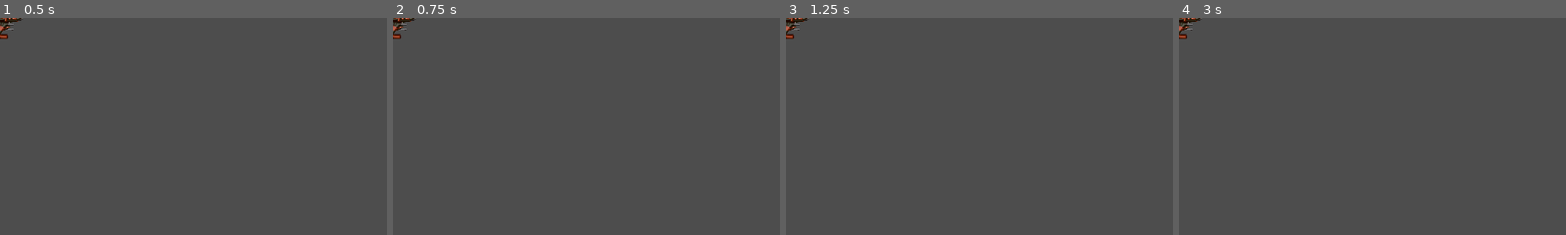
Above: before the commit, frames 1-4 (left to right).
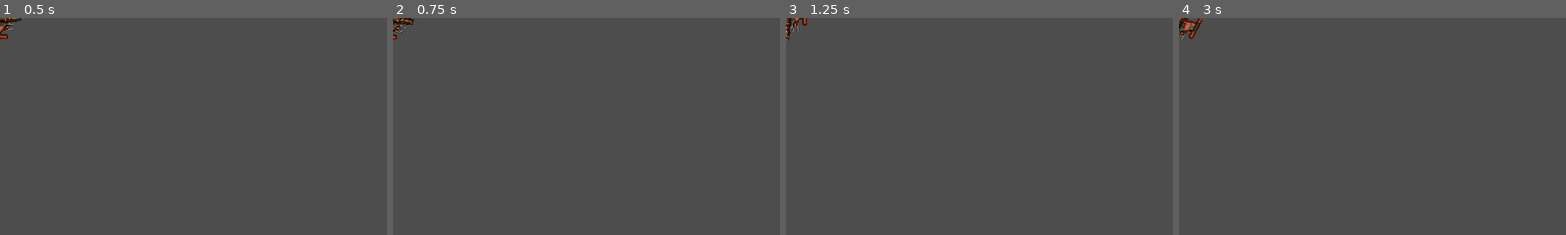
Above: after the commit, the same moments.

Repository: evgenicode/asteroids-2d-arcade
Game: Godot game, scene res://player/player.tscn
Same seed, same stepped clock (60 frames per second), same inputs: the game is played once before the commit and once after it. Before the commit the project has no main scene; this scene is started directly in both runs.
Inputs:
- Up to frame 1 (0.5 s): no input
- Up to frame 2 (0.75 s): tap Enter at 0.5 s; hold D (rotate_right) from 0.53 s (still down)
- Up to frame 3 (1.25 s): keep holding D (rotate_right)
- Up to frame 4 (3 s): tap Space at 1.25 s; release D (rotate_right) at 1.28 s; hold A (rotate_left) 1.28-2.03 s; hold D (rotate_right) 2.03-2.78 s; tap Enter at 2.75 s; hold W (thrust) from 2.78 s (still down)
The pictures show only the part of the screen within x 0-50%, y 0-50%; the shares and areas given below are measured in that part.

Frame 1 is identical in both runs. In frame 2, 0.2% of the frame differs, in the area x 0-6%, y 0-10%; in frame 3, 0.3%; in frame 4, 0.4%, in the area x 0-7%, y 0-10%.

Commit message:
add state machine, physics

Diff:
--- /dev/null
+++ b/player/player.gd
@@ -0,0 +1,39 @@
+extends RigidBody2D
+
+@export var engine_power = 500
+@export var spin_power = 8000
+var thrust = Vector2.ZERO
+var rotation_dir = 0
+
+enum {INIT, ALIVE, INVULNERABLE, DEAD}
+var state = INIT
+
+func _ready():
+	change_state(ALIVE)
+
+func change_state(new_state):
+	match new_state:
+		INIT:
+			$CollisionShape2D.set_deferred("disabled", true)
+		ALIVE:
+			$CollisionShape2D.set_deferred("disabled", false)
+		INVULNERABLE:
+			$CollisionShape2D.set_deferred("disabled", true)
+		DEAD:
+			$CollisionShape2D.set_deferred("disabled", true)
+	state = new_state
+
+func _process(delta):
+	get_input()
+
+func get_input():
+	thrust = Vector2.ZERO
+	if state in [DEAD, INIT]:
+		return
+	if Input.is_action_pressed("thrust"):
+		thrust = transform.x * engine_power
+	rotation_dir = Input.get_axis("rotate_left", "rotate_right")
+
+func _physics_process(delta):
+	constant_force = thrust
+	constant_torque = rotation_dir * spin_power
--- a/player/player.tscn
+++ b/player/player.tscn
@@ -1,16 +1,20 @@
-[gd_scene load_steps=3 format=3 uid="uid://bywj8ucmg11r7"]
+[gd_scene load_steps=4 format=3 uid="uid://bywj8ucmg11r7"]
 
-[ext_resource type="Texture2D" uid="uid://dgxey7it65ftf" path="res://assets/player_ship.png" id="1_6vfi4"]
+[ext_resource type="Script" path="res://player/player.gd" id="1_ixjk8"]
+[ext_resource type="Texture2D" uid="uid://dgxey7it65ftf" path="res://assets/player_ship.png" id="2_njvtn"]
 
 [sub_resource type="CircleShape2D" id="CircleShape2D_nacb3"]
 radius = 30.0
 
 [node name="Player" type="RigidBody2D"]
+linear_damp = 1.0
+angular_damp = 5.0
+script = ExtResource("1_ixjk8")
 
 [node name="Sprite2D" type="Sprite2D" parent="."]
 rotation = 1.5708
 scale = Vector2(0.5, 0.5)
-texture = ExtResource("1_6vfi4")
+texture = ExtResource("2_njvtn")
 
 [node name="CollisionShape2D" type="CollisionShape2D" parent="."]
 shape = SubResource("CircleShape2D_nacb3")
--- a/project.godot
+++ b/project.godot
@@ -11,6 +11,7 @@
 [application]
 
 config/name="Asteroids-2d-arcade"
+run/main_scene="res://player/player.tscn"
 config/features=PackedStringArray("4.2", "Mobile")
 config/icon="res://icon.svg"
 
